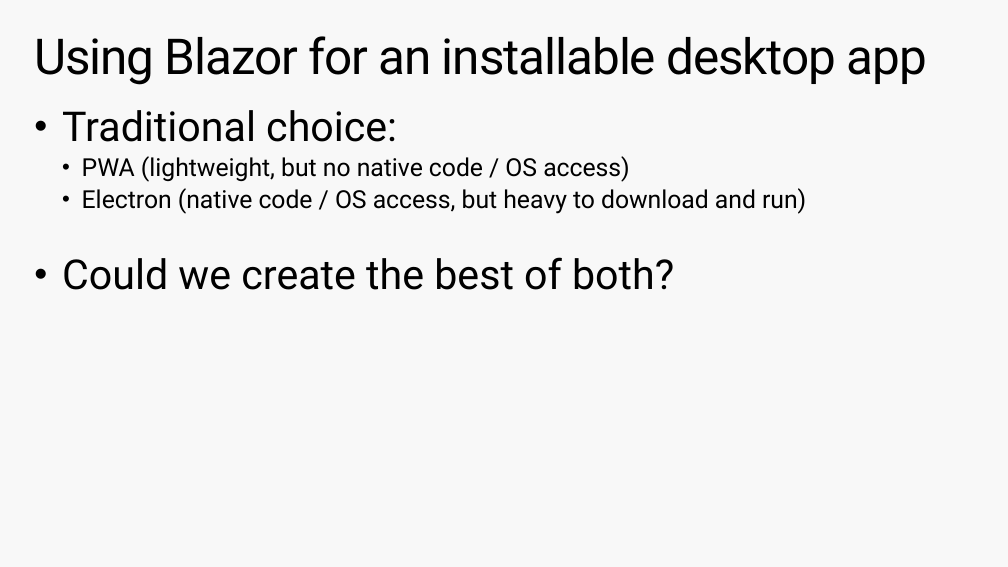
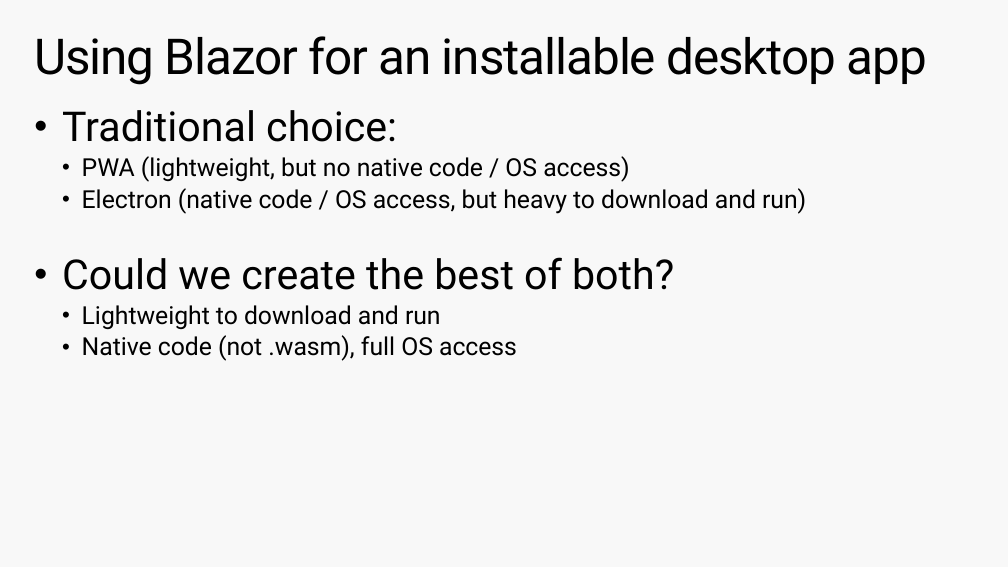
Before and after one commit to SteveSandersonMS/presentation-2020-01-DotNetConf, a slide deck: slide 8 of Slides.pptx. Drawn at 1008x567 pixels with LibreOffice and Linux fonts; fonts in the diff are those of the drawing. Boxes give left, top, right and bottom in pixels: in the first picture for what was removed or moved away, otherwise in the second. Text is boxed around its words. In the diff, an @@ line names an element or a change of style, - is before the commit and + after.

```diff
--- a/Slides.pptx
+++ b/Slides.pptx
@@ text at (82, 305, 517, 361): paragraphs added @@
+  • Lightweight to download and run
+  • Native code (not .wasm), full OS access
```
